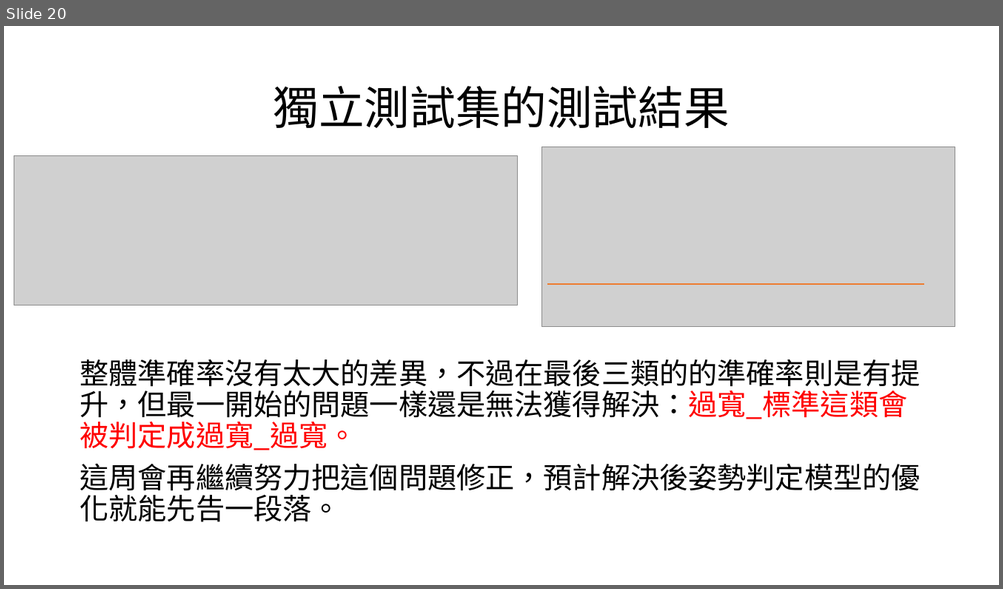
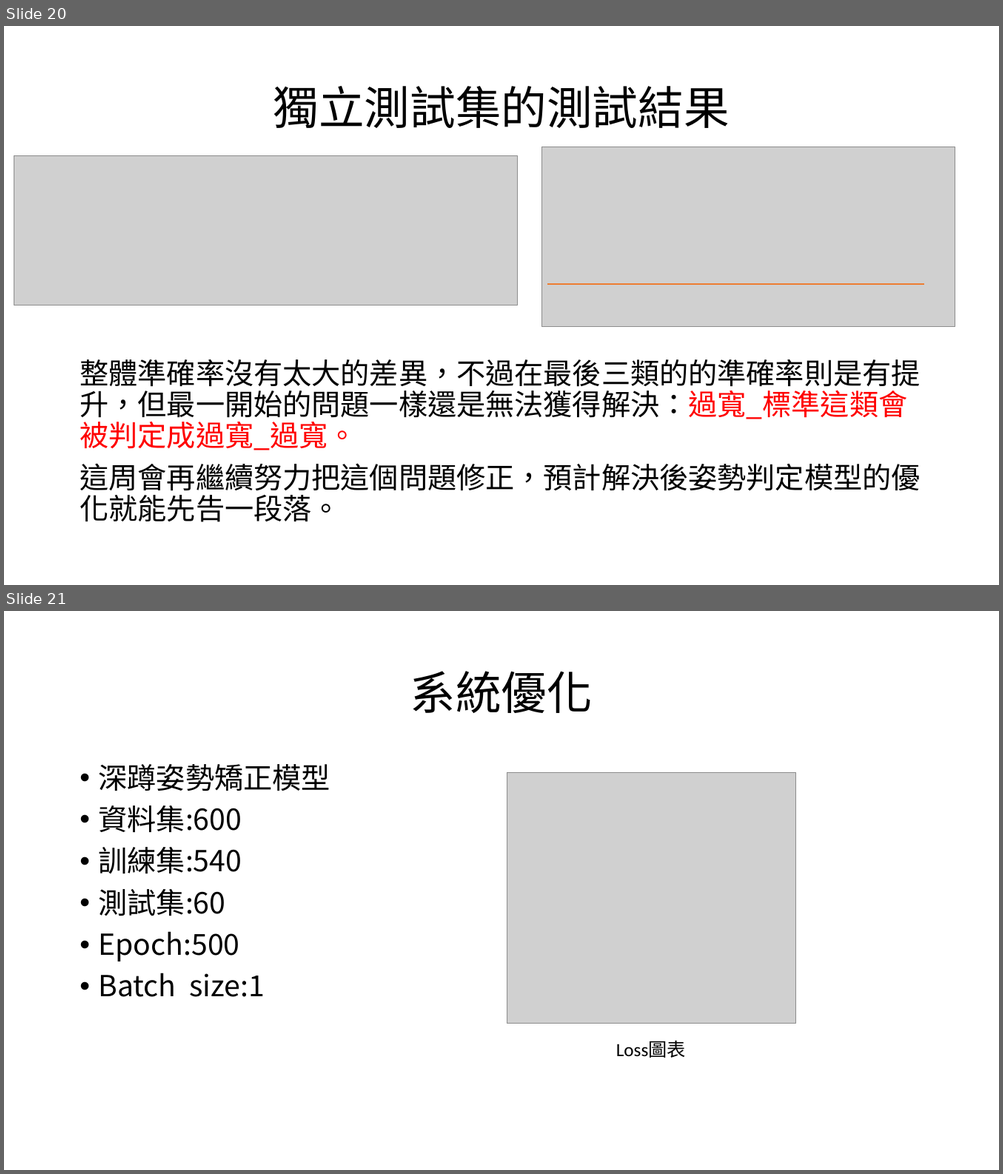
Before and after one commit to mizulun/seatpose-system, a slide deck: week4進度報告.pptx. Shown one above the other, each under a label of ours: slide 20 before the commit, slides 20 and 21 after it. The pictures are 1003x589 and 1003x1174 pixels, drawn with LibreOffice and Linux fonts; fonts in the diff are those of the drawing; grey boxes stand for pictures. Boxes give left, top, right and bottom in pixels: in the first picture for what was removed or moved away, otherwise in the second. Text is boxed around its words. In the diff, an @@ line names an element or a change of style, - is before the commit and + after.

```diff
--- a/week4進度報告.pptx
+++ b/week4進度報告.pptx
@@ slide 21 added at (4,611,999,1170), background #FFFFFF @@
@@ title added at (410,671,592,713), 44 pt, text #000000 @@
+系統優化
@@ text added at (99,764,330,997), 28 pt, text #000000 @@
+• 深蹲姿勢矯正模型
+• 資料集:600
+• 訓練集:540
+• 測試集:60
+• Epoch:500
+• Batch size:1
@@ picture added at (507,772,796,1024) @@
@@ text added at (616,1042,686,1058), 18 pt, text #000000 @@
+Loss圖表
```
Also in this commit, not shown: 1 slide changed, 1 other slide added, 1 other file.
